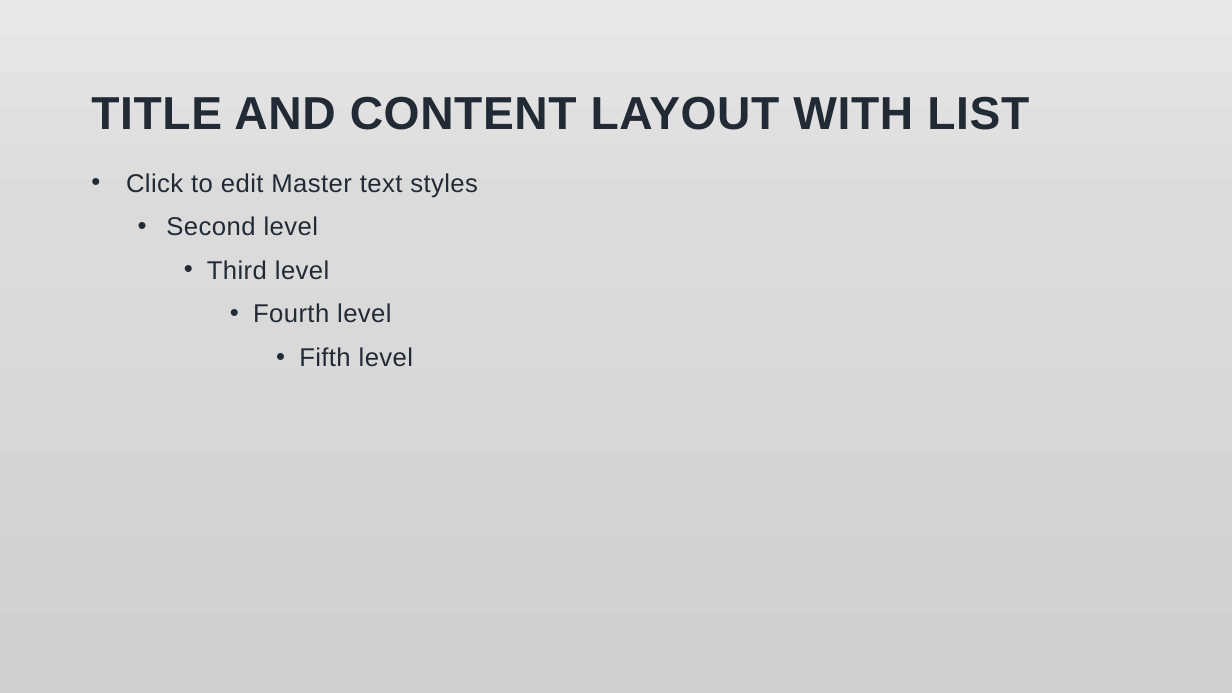
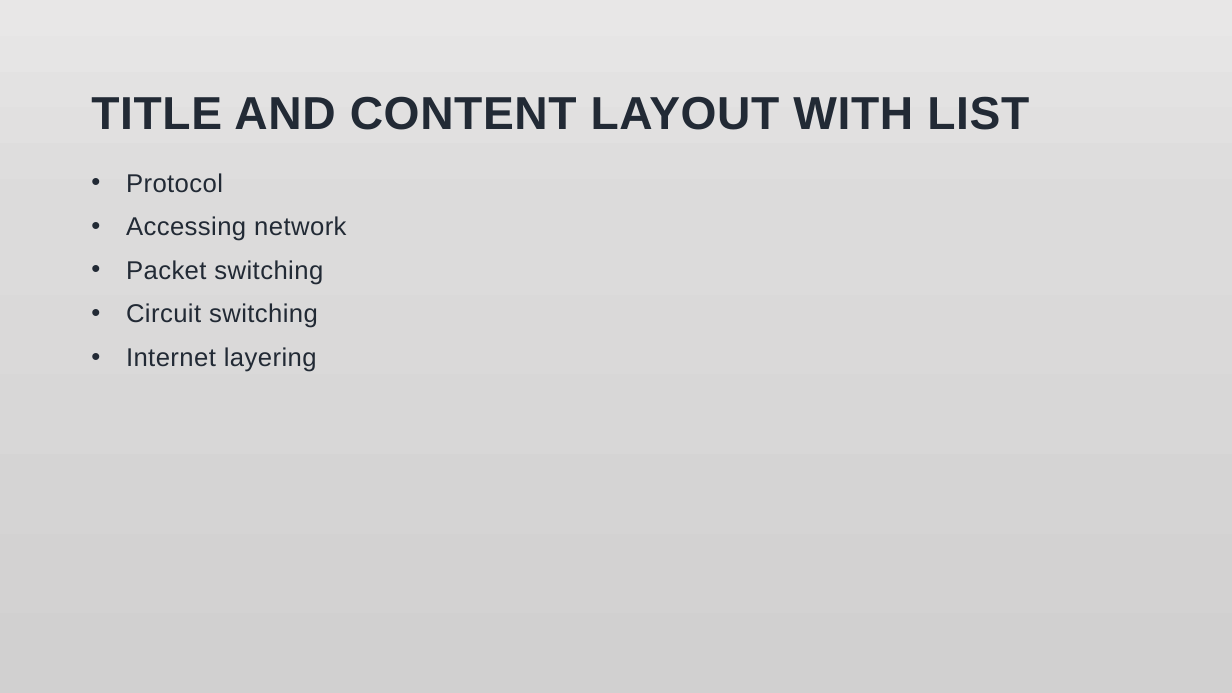
Before and after one commit to drickweed/course, a slide deck: slide 2 of Computer network/one - high level view.pptx. Drawn at 1232x693 pixels with LibreOffice and Linux fonts; fonts in the diff are those of the drawing; background and template pictures are left out. Boxes give left, top, right and bottom in pixels: in the first picture for what was removed or moved away, otherwise in the second. Text is boxed around its words. In the diff, an @@ line names an element or a change of style, - is before the commit and + after.

```diff
--- a/Computer network/one - high level view.pptx
+++ b/Computer network/one - high level view.pptx
@@ text at bbox=[126, 173, 346, 372]: text changed @@
-• Click to edit Master text styles
-  • Second level
-    • Third level
-      • Fourth level
-        • Fifth level
+• Protocol
+• Accessing network
+• Packet switching
+• Circuit switching
+• Internet layering
```
Also in this commit, not shown: 1 other slide changed, 1 slide added, 2 slides removed, 27 other files.
